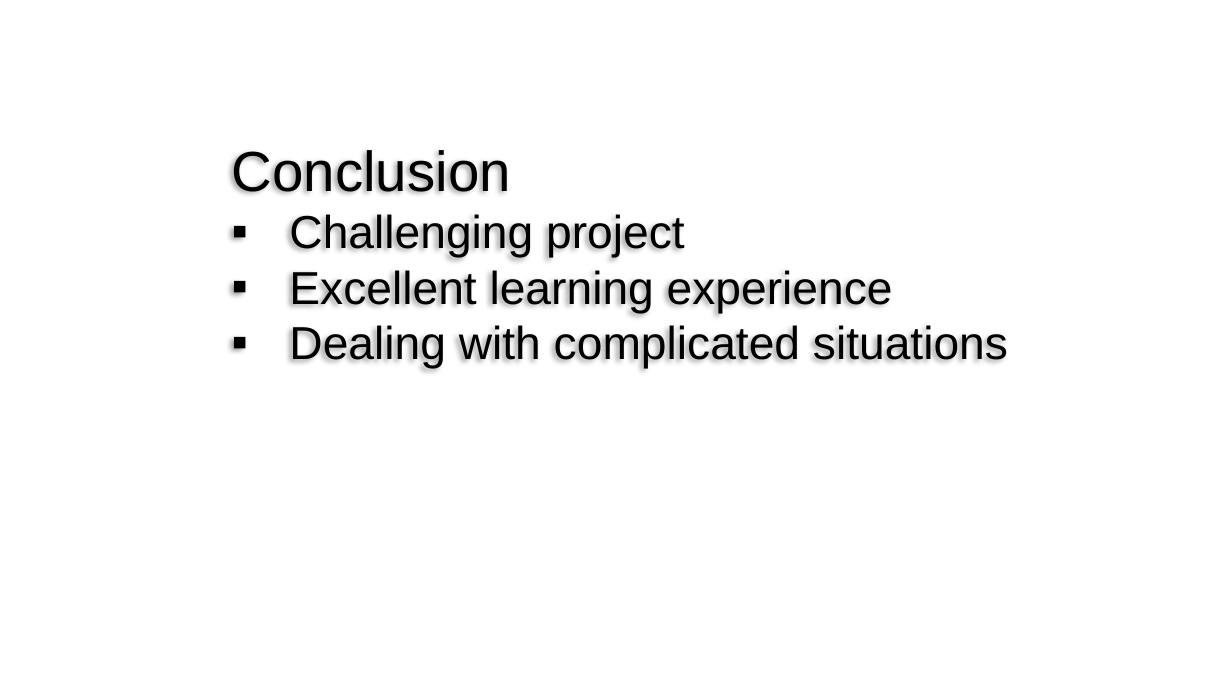
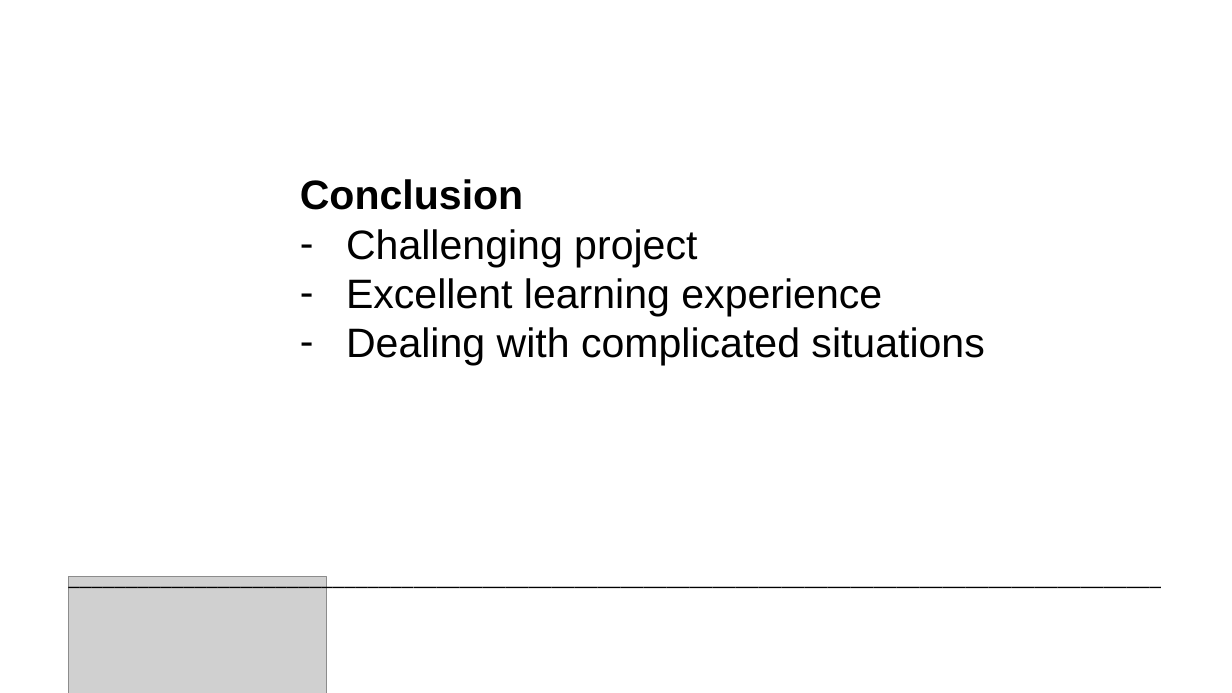
Before and after one commit to ivolvanov/airios-climate-control, a slide deck: slide 12 of docs/SprintDemo/FinalPresentation.pptx (slide 11 before the commit). Drawn at 1232x693 pixels with LibreOffice and Linux fonts; fonts in the diff are those of the drawing; grey boxes stand for pictures; background and template pictures are left out. Boxes give left, top, right and bottom in pixels: in the first picture for what was removed or moved away, otherwise in the second. Text is boxed around its words. In the diff, an @@ line names an element or a change of style, - is before the commit and + after.

```diff
--- a/docs/SprintDemo/FinalPresentation.pptx
+++ b/docs/SprintDemo/FinalPresentation.pptx
@@ text "Conclusion": place and size @@
-text "Conclusion" at (232,150,1008,369)
+text "Conclusion" at (300,179,984,366)
@@ text "Conclusion" at (300,179,984,366): size 44 to 32 pt, bold on in "Conclusion"; size 36 to 32 pt in "Challenging project", "Excellent learning experience", "Dealing with complicated situations"; bullet ▪ to - @@
@@ text added at (59,558,1232,595), 18 pt, text #000000 @@
+_______________________________________________________________________________________________
@@ picture added at (68,577,326,693) @@
```
Also in this commit, not shown: 7 other slides changed, 3 slides added, 2 slides removed.
